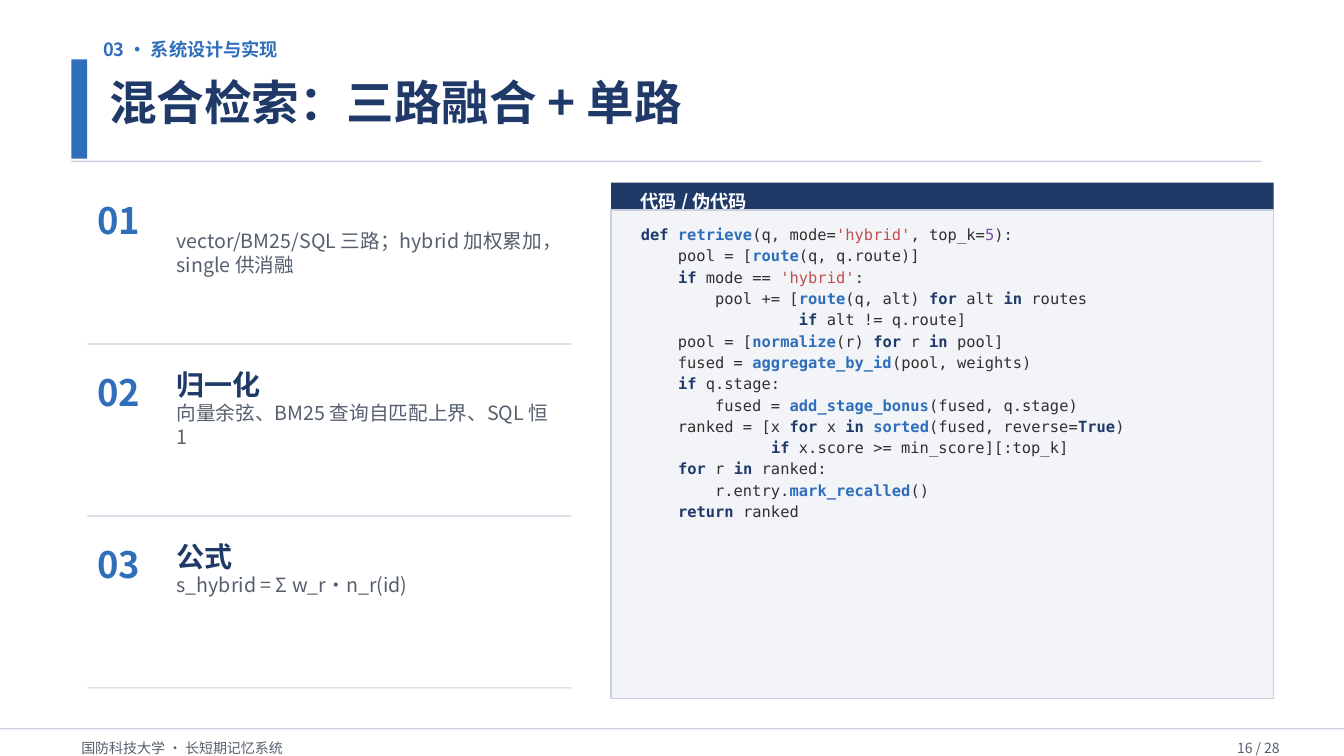
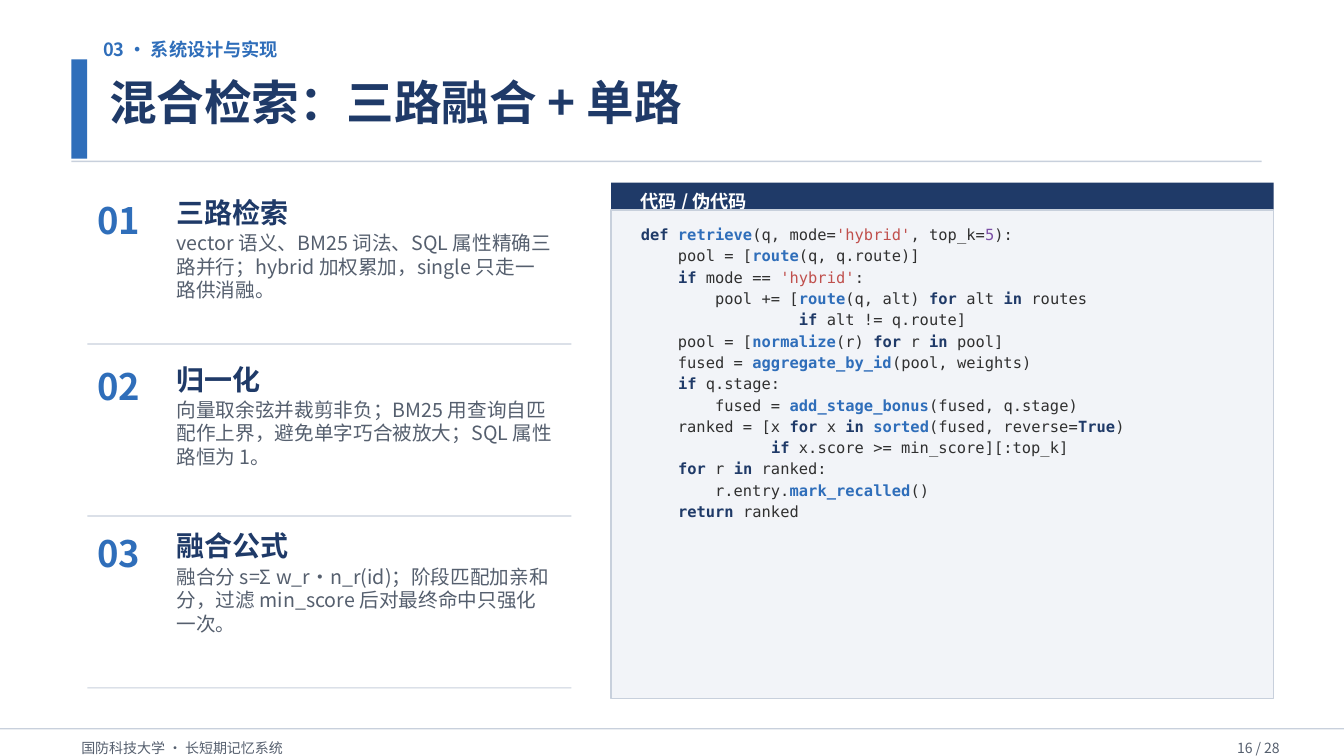
Before and after one commit to Outer-nebula-observer/yz-03, a slide deck: slide 16 of 汇报PPT/最终汇报成果.pptx. Drawn at 1344x756 pixels with LibreOffice and Linux fonts; fonts in the diff are those of the drawing. Boxes give left, top, right and bottom in pixels: in the first picture for what was removed or moved away, otherwise in the second. Text is boxed around its words. In the diff, an @@ line names an element or a change of style, - is before the commit and + after.

```diff
--- a/汇报PPT/最终汇报成果.pptx
+++ b/汇报PPT/最终汇报成果.pptx
@@ text added at bbox=[177, 199, 289, 226], 20 pt, text #1F3A68, bold @@
+三路检索
@@ text at bbox=[177, 233, 551, 299]: text changed @@
-vector/BM25/SQL 三路；hybrid 加权累加，single 供消融
+vector 语义、BM25 词法、SQL 属性精确三路并行；hybrid 加权累加，single 只走一路供消融。
@@ text "归一化": place and size @@
-text "归一化" at bbox=[177, 371, 261, 398]
+text "归一化" at bbox=[177, 366, 261, 393]
@@ text "02": place and size @@
-text "02" at bbox=[97, 378, 140, 407]
+text "02" at bbox=[97, 372, 140, 401]
@@ text at bbox=[177, 400, 552, 466]: text changed @@
-向量余弦、BM25 查询自匹配上界、SQL 恒 1
+向量取余弦并裁剪非负；BM25 用查询自匹配作上界，避免单字巧合被放大；SQL 属性路恒为 1。
@@ text "03": place and size @@
-text "03" at bbox=[97, 550, 140, 579]
+text "03" at bbox=[97, 539, 140, 568]
@@ text at bbox=[177, 532, 289, 559]: text changed @@
-公式
+融合公式
@@ text at bbox=[177, 567, 549, 633]: text changed @@
-s_hybrid = Σ w_r·n_r(id)
+融合分 s=Σ w_r·n_r(id)；阶段匹配加亲和分，过滤 min_score 后对最终命中只强化一次。
```
Also in this commit, not shown: 7 other slides changed.
